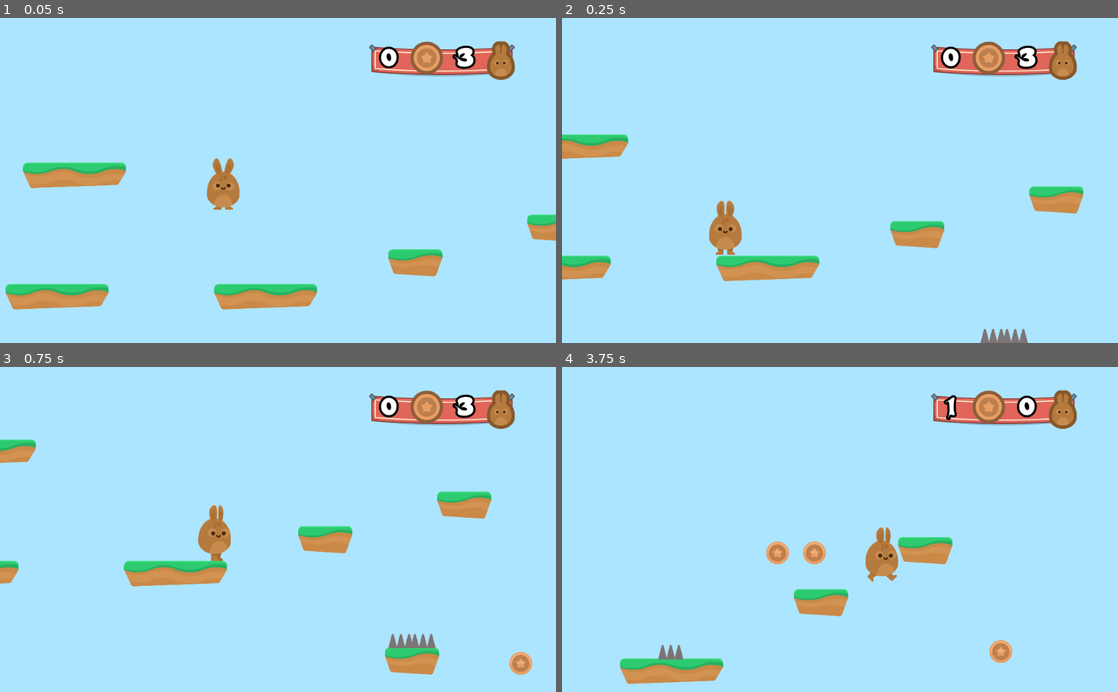
Above: before the commit, frames 1-4 (two rows, left to right).
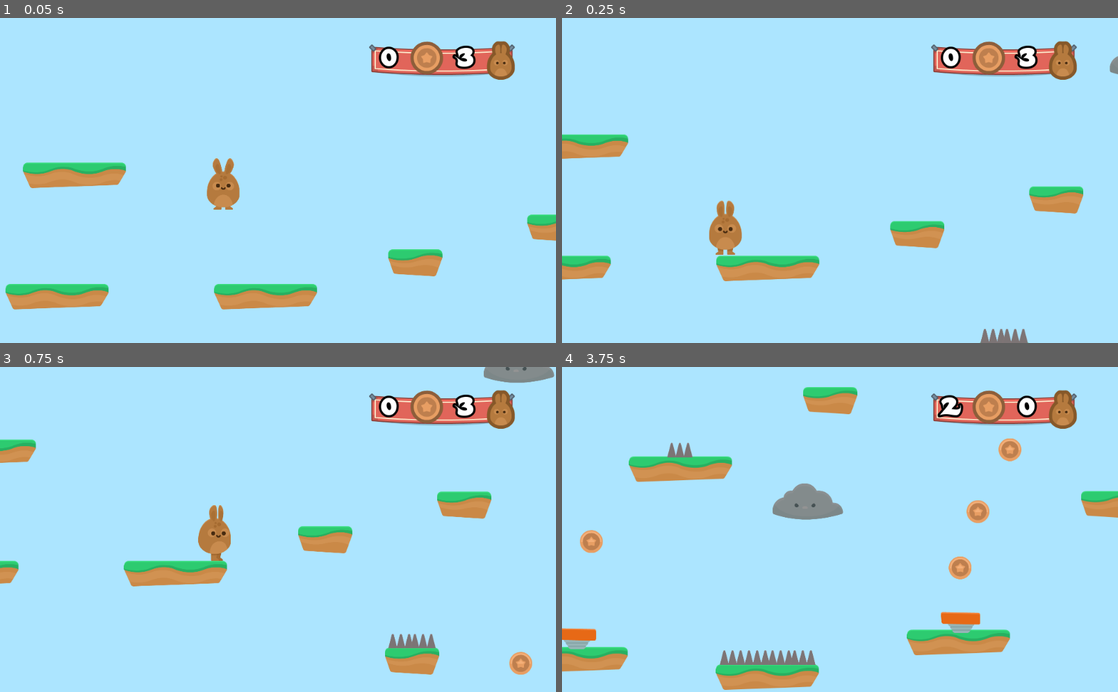
Above: after the commit, the same moments.

Repository: kidoncio/HoppyDays
Game: Godot game, scene res://Scenes/Levels/Level1.tscn
The game is run twice, just before and just after one commit, with the same random seed, the same clock (stepped at 60 frames per second) and the same inputs.
Inputs:
- Up to frame 1 (0.05 s): no input
- Up to frame 2 (0.25 s): no input
- Up to frame 3 (0.75 s): hold D (right) from 0.53 s (still down)
- Up to frame 4 (3.75 s): tap W (jump) at 0.77, 1.52, 3.02 s; release D (right) at 2.03 s; hold A (left) 2.03-2.78 s; hold D (right) from 2.78 s (still down)

Frame 1 is identical in both runs. In frame 2, less than 0.1% of the frame differs, in the area x 98-100%, y 11-18%; in frame 3, 0.5%; in frame 4, 14%, in the area x 0-100%, y 6-100%.

Commit message:
Add Cloud NPC e Lightning

Diff:
--- /dev/null
+++ b/Enemies/Cloud.gd
@@ -0,0 +1,20 @@
+extends Node2D
+
+var timeout: bool = false
+
+# Scenes
+const LIGHTNING_SCENE: String = "res://Enemies/Lightning.tscn"
+
+func _process(delta):
+	if $Sprite/RayCast2D.is_colliding():
+		fire()
+
+
+func fire() -> void:
+	if !timeout:
+		$Sprite/RayCast2D.add_child(load(LIGHTNING_SCENE).instance())
+		$Sprite/Timer.start()
+		timeout = true
+
+func _on_Timer_timeout():
+	timeout = false
--- /dev/null
+++ b/Enemies/Cloud.tscn
@@ -0,0 +1,41 @@
+[gd_scene load_steps=4 format=2]
+
+[ext_resource path="res://Enemies/Cloud.gd" type="Script" id=1]
+[ext_resource path="res://GFX/Enemies/cloud.png" type="Texture" id=2]
+
+[sub_resource type="Animation" id=1]
+resource_name = "CloudDrift"
+length = 8.0
+loop = true
+step = 1.0
+tracks/0/type = "value"
+tracks/0/path = NodePath(".:position")
+tracks/0/interp = 1
+tracks/0/loop_wrap = true
+tracks/0/imported = false
+tracks/0/enabled = true
+tracks/0/keys = {
+"times": PoolRealArray( 0, 2, 6 ),
+"transitions": PoolRealArray( 1, 1, 1 ),
+"update": 0,
+"values": [ Vector2( 0, 0 ), Vector2( -500, 0 ), Vector2( 500, 0 ) ]
+}
+
+[node name="Cloud" type="Node2D"]
+script = ExtResource( 1 )
+
+[node name="Sprite" type="Sprite" parent="."]
+self_modulate = Color( 0.580392, 0.580392, 0.580392, 1 )
+texture = ExtResource( 2 )
+
+[node name="AnimationPlayer" type="AnimationPlayer" parent="Sprite"]
+autoplay = "CloudDrift"
+anims/CloudDrift = SubResource( 1 )
+
+[node name="Timer" type="Timer" parent="Sprite"]
+
+[node name="RayCast2D" type="RayCast2D" parent="Sprite"]
+position = Vector2( -1, 82 )
+enabled = true
+cast_to = Vector2( 0, 750 )
+[connection signal="timeout" from="Sprite/Timer" to="." method="_on_Timer_timeout"]
--- /dev/null
+++ b/Enemies/Lightning.gd
@@ -0,0 +1,34 @@
+extends Node2D
+
+const LIGHTNING_SPEED: int = 280
+
+# Object names
+const PLAYER_OBJECT_NAME: String = "Player"
+
+# Groups
+const GAME_STATE_GROUP: String = "GameState"
+
+# Methods
+const HURT_METHOD: String = "hurt"
+
+func _ready():
+	set_as_toplevel(true)
+	global_position = get_parent().global_position
+
+
+func _process(delta):
+	position.y += LIGHTNING_SPEED * delta
+	manage_collision()
+
+
+func manage_collision() -> void:
+	var collider: Array = $Area2D.get_overlapping_bodies()
+
+	for object in collider:
+		if object.name == PLAYER_OBJECT_NAME:
+			get_tree().call_group(GAME_STATE_GROUP, HURT_METHOD)
+		queue_free()
+
+
+func _on_VisibilityNotifier2D_screen_exited() -> void:
+	queue_free()
--- /dev/null
+++ b/Enemies/Lightning.tscn
@@ -0,0 +1,33 @@
+[gd_scene load_steps=6 format=2]
+
+[ext_resource path="res://Enemies/Lightning.gd" type="Script" id=1]
+[ext_resource path="res://GFX/Particles/lighting_blue.png" type="Texture" id=2]
+[ext_resource path="res://GFX/Particles/lighting_yellow.png" type="Texture" id=3]
+
+[sub_resource type="SpriteFrames" id=1]
+animations = [ {
+"frames": [ ExtResource( 2 ), ExtResource( 3 ) ],
+"loop": true,
+"name": "default",
+"speed": 5.0
+} ]
+
+[sub_resource type="RectangleShape2D" id=2]
+extents = Vector2( 27.9414, 57.2076 )
+
+[node name="Lightning" type="Node2D"]
+script = ExtResource( 1 )
+
+[node name="Area2D" type="Area2D" parent="."]
+collision_layer = 4
+collision_mask = 3
+
+[node name="AnimatedSprite" type="AnimatedSprite" parent="Area2D"]
+frames = SubResource( 1 )
+playing = true
+
+[node name="CollisionShape2D" type="CollisionShape2D" parent="Area2D"]
+shape = SubResource( 2 )
+
+[node name="VisibilityNotifier2D" type="VisibilityNotifier2D" parent="Area2D"]
+[connection signal="screen_exited" from="Area2D/VisibilityNotifier2D" to="." method="_on_VisibilityNotifier2D_screen_exited"]
--- a/Enemies/Spikeman.tscn
+++ b/Enemies/Spikeman.tscn
@@ -65,15 +65,16 @@
 }
 
 [node name="Spikeman" type="Node2D"]
+editor/display_folded = true
 
 [node name="Area2D" type="Area2D" parent="."]
+editor/display_folded = true
 collision_layer = 4
 script = ExtResource( 1 )
 
 [node name="AnimatedSprite" type="AnimatedSprite" parent="Area2D"]
 frames = SubResource( 1 )
 animation = "walk"
-frame = 1
 playing = true
 flip_h = true
 
--- a/Scenes/Levels/Level1.tscn
+++ b/Scenes/Levels/Level1.tscn
@@ -8,7 +8,8 @@
 [ext_resource path="res://Hazards/SpikeTop.tscn" type="PackedScene" id=6]
 [ext_resource path="res://Items/Coin.tscn" type="PackedScene" id=7]
 [ext_resource path="res://Enemies/Spikeman.tscn" type="PackedScene" id=8]
-[ext_resource path="res://SFX/Summer_Park.ogg" type="AudioStream" id=9]
+[ext_resource path="res://Enemies/Cloud.tscn" type="PackedScene" id=9]
+[ext_resource path="res://SFX/Summer_Park.ogg" type="AudioStream" id=10]
 
 [node name="Level1" type="Node2D"]
 script = ExtResource( 1 )
@@ -103,10 +104,23 @@
 
 [node name="Enemies" type="Node" parent="."]
 
-[node name="Spikeman" parent="Enemies" instance=ExtResource( 8 )]
+[node name="Spikemans" type="Node" parent="Enemies"]
+
+[node name="Spikeman" parent="Enemies/Spikemans" instance=ExtResource( 8 )]
 position = Vector2( 4837.09, 1327.47 )
 
+[node name="Clouds" type="Node" parent="Enemies"]
+
+[node name="Cloud" parent="Enemies/Clouds" instance=ExtResource( 9 )]
+position = Vector2( 2089.83, -84.2595 )
+
+[node name="Cloud2" parent="Enemies/Clouds" instance=ExtResource( 9 )]
+position = Vector2( 4993.83, 778.553 )
+
+[node name="Cloud3" parent="Enemies/Clouds" instance=ExtResource( 9 )]
+position = Vector2( 2768.89, 870.427 )
+
 [node name="BGM" type="AudioStreamPlayer" parent="."]
-stream = ExtResource( 9 )
+stream = ExtResource( 10 )
 volume_db = -5.0
 autoplay = true
Not shown: 1 places in Scenes/Levels/Level1.tscn that only renumber resources
